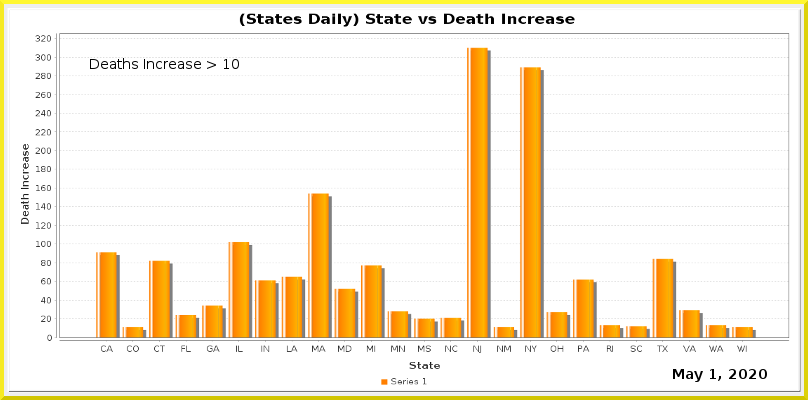
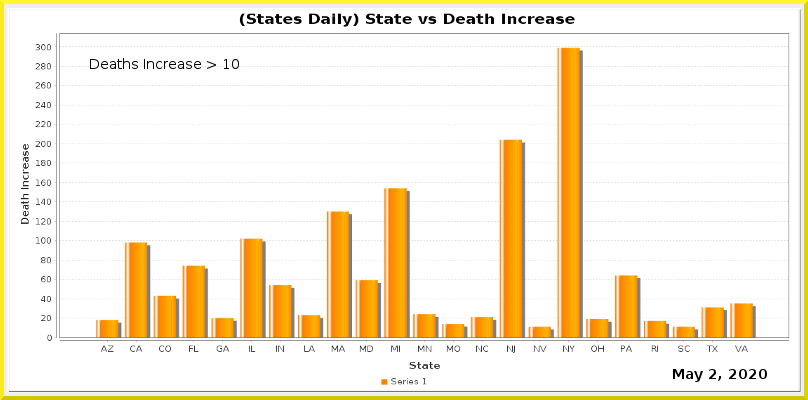
Comparing the layer stacks of the two (808, 400) images. Changes:
painted on "Current Date" over [709, 369, 716, 379]
painted on "Date_vs_TestIncrease.png" over [35, 35, 789, 353]
